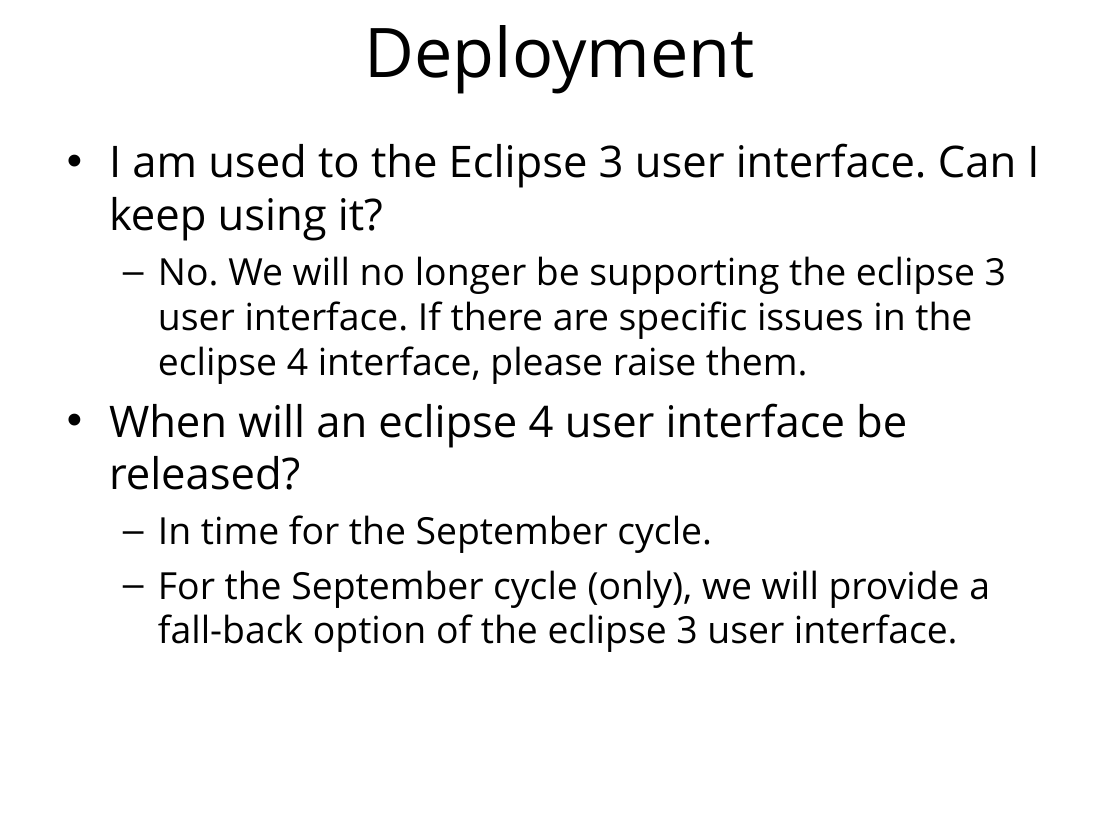
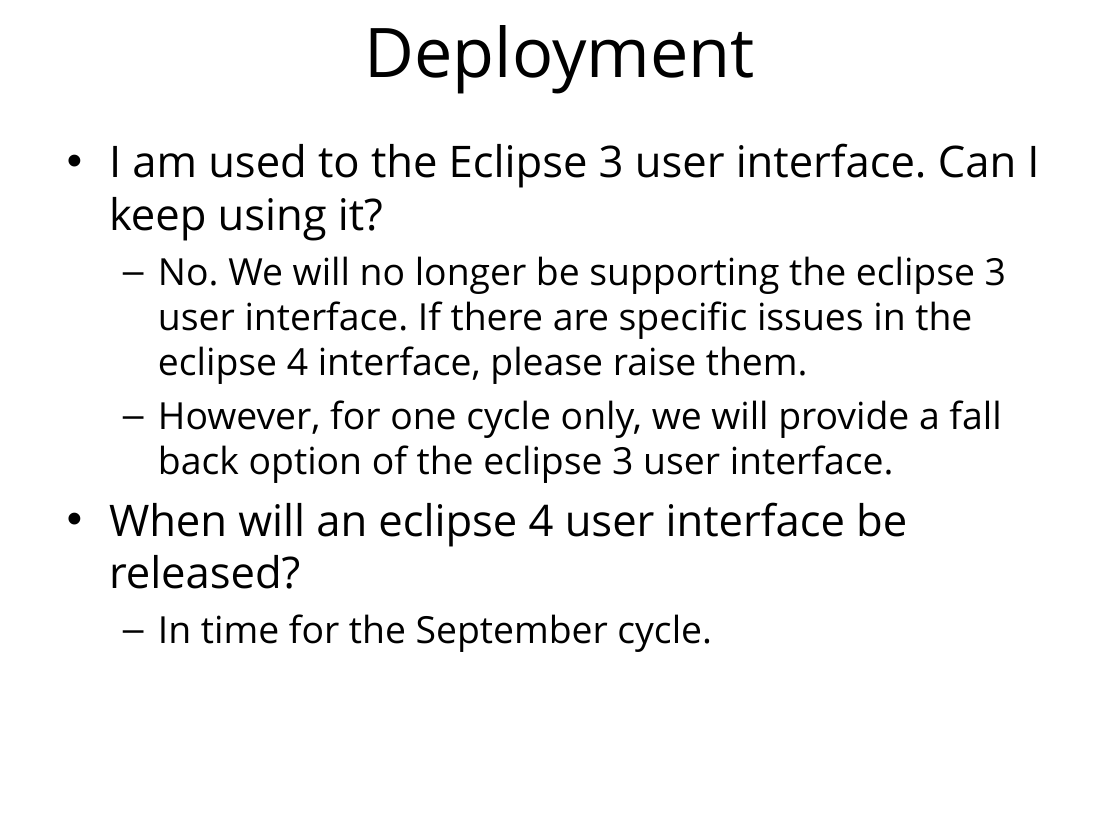
Before and after one commit to ISISComputingGroup/ibex_user_manual, a slide deck: slide 13 of eclipse_4_changes.ppt. Drawn at 1120x840 pixels with LibreOffice and Linux fonts; fonts in the diff are those of the drawing; background and template pictures are left out. Boxes give left, top, right and bottom in pixels: in the first picture for what was removed or moved away, otherwise in the second. Text is boxed around its words. In the diff, an @@ line names an element or a change of style, - is before the commit and + after.

Commit message:
Updates

```diff
--- a/eclipse_4_changes.ppt
+++ b/eclipse_4_changes.ppt
@@ text at box(158, 400, 1001, 483): paragraph added @@
+  – However, for one cycle only, we will provide a fall back option of the eclipse 3 user interface.
@@ text at box(158, 570, 990, 652): paragraph removed @@
-  – For the September cycle (only), we will provide a fall-back option of the eclipse 3 user interface.
```
Also in this commit, not shown: 4 other slides changed.
